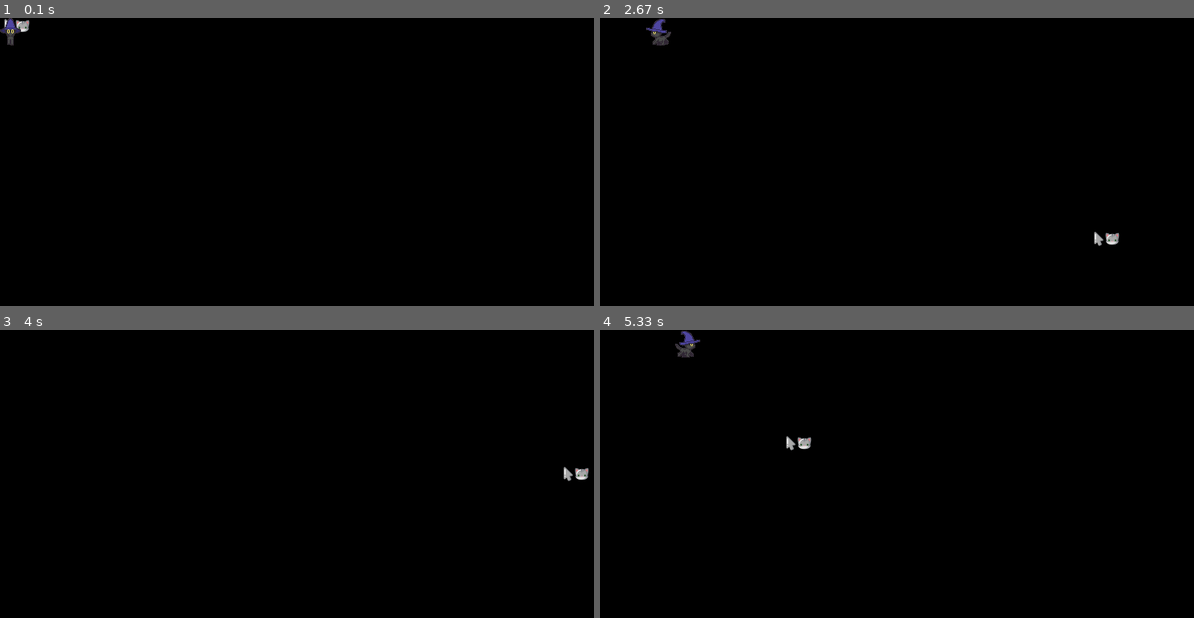
Above: before the commit, frames 1-4 (two rows, left to right).
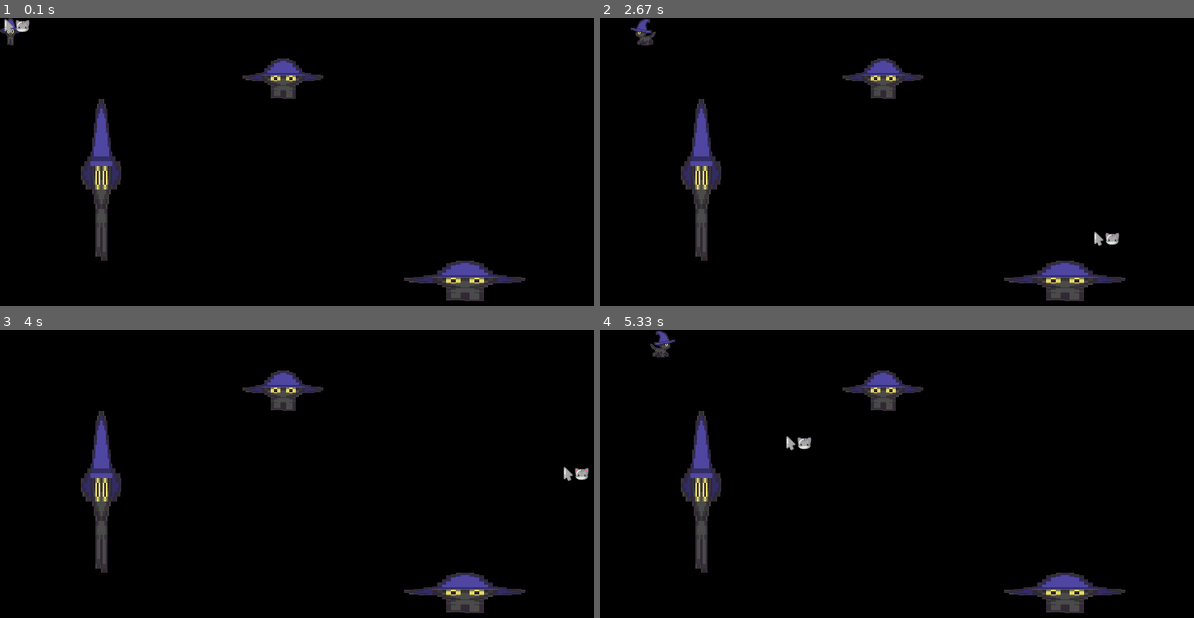
Above: after the commit, the same moments.

Repository: Kapi-citten/Python_pygame_project
Game: pygame game, started from main.py
The game is run twice, just before and just after one commit, with the same random seed, the same clock (stepped at 60 frames per second) and the same inputs.
Inputs (mouse positions are in pixels of both pictures, inside the frame that each line leads up to):
- Up to frame 1 (0.1 s): no input
- Up to frame 2 (2.67 s): hold Right 0.33-0.8 s; move the mouse to (897, 193) at 0.37 s; hold Up 0.83-1.13 s; move the mouse to (766, 182) at 0.87 s; hold D 1.17-1.63 s; move the mouse to (1015, 66) at 1.2 s; hold Left 1.67-2.2 s; move the mouse to (938, 72) at 1.7 s; hold S 2.23-2.53 s; move the mouse to (932, 213) at 2.27 s; hold Left from 2.57 s (still down); move the mouse to (1087, 231) at 2.6 s
- Up to frame 3 (4 s): release Left at 2.97 s; hold W 3-3.37 s; move the mouse to (493, 462) at 3.03 s; hold Right from 3.4 s (still down); move the mouse to (558, 465) at 3.43 s
- Up to frame 4 (5.33 s): release Right at 4.03 s; hold S 4.07-4.43 s; move the mouse to (1152, 554) at 4.1 s; hold Left 4.47-4.93 s; move the mouse to (950, 479) at 4.5 s; hold D from 4.97 s (still down); move the mouse to (784, 436) at 5 s

The runs differ from the first frame. In frame 1, 3.9% of the frame differs, in the area x 0-89%, y 0-99%; in frame 2, 4.3%; in frame 3, 3.9%; in frame 4, 4.3%, in the area x 8-89%, y 0-99%.

Commit message:
Diagonal walk

Diff:
--- a/main.py
+++ b/main.py
@@ -4,7 +4,7 @@
 
 
 def load_image(name, color_key=None):
-    fullname = os.path.join('data/image', name)
+    fullname = os.path.join("data/image", name)
     # если файл не существует, то выходим
     if not os.path.isfile(fullname):
         print(f"Файл с изображением '{fullname}' не найден")
@@ -29,31 +29,35 @@
         self.rect.y = cord[1]
 
 
+class Wall(pygame.sprite.Sprite):
+    def __init__(self, x, y, width, height, texture_path, group):
+        super().__init__(group)
+        self.image = load_image(texture_path)
+        self.image = pygame.transform.scale(self.image, (width, height))
+        self.rect = self.image.get_rect()
+        self.rect.x = x
+        self.rect.y = y
+
+    def check_collision(self, sprite):
+        return self.rect.colliderect(sprite.rect)
+
+
 class Hero(pygame.sprite.Sprite):
     image = load_image("hero/down/move_s_1.png")
 
     def __init__(self, group):
         super().__init__(group)
 
-        self.hero_d = [load_image('hero/right/move_d_1.png'), load_image('hero/right/move_d_2.png'),
-                  load_image('hero/right/move_d_3.png'), load_image('hero/right/move_d_4.png'),
-                  load_image('hero/right/move_d_5.png'), load_image('hero/right/move_d_6.png'),
-                  load_image('hero/right/move_d_7.png'), load_image('hero/right/move_d_8.png')]
+        self.hero_d = [load_image(f"hero/right/move_d_{i}.png") for i in range(1, 9)]
+        self.hero_a = [load_image(f"hero/left/move_a_{i}.png") for i in range(1, 9)]
+        self.hero_s = [load_image(f"hero/down/move_s_{i}.png") for i in range(1, 9)]
+        self.hero_w = [load_image(f"hero/up/move_w_{i}.png") for i in range(1, 9)]
 
-        self.hero_a = [load_image('hero/left/move_a_1.png'), load_image('hero/left/move_a_2.png'),
-                  load_image('hero/left/move_a_3.png'), load_image('hero/left/move_a_4.png'),
-                  load_image('hero/left/move_a_5.png'), load_image('hero/left/move_a_6.png'),
-                  load_image('hero/left/move_a_7.png'), load_image('hero/left/move_a_8.png')]
+        self.hero_wd = [load_image(f"hero/up_right/move_w_d_{i}.png") for i in range(1, 9)]
+        self.hero_wa = [load_image(f"hero/up_left/move_w_a_{i}.png") for i in range(1, 9)]
+        self.hero_sa = [load_image(f"hero/down_left/move_s_a_{i}.png") for i in range(1, 9)]
+        self.hero_sd = [load_image(f"hero/down_right/move_s_d_{i}.png") for i in range(1, 9)]
 
-        self.hero_s = [load_image('hero/down/move_s_1.png'), load_image('hero/down/move_s_2.png'),
-                  load_image('hero/down/move_s_3.png'), load_image('hero/down/move_s_4.png'),
-                  load_image('hero/down/move_s_5.png'), load_image('hero/down/move_s_6.png'),
-                  load_image('hero/down/move_s_7.png'), load_image('hero/down/move_s_8.png')]
-
-        self.hero_w = [load_image('hero/up/move_w_1.png'), load_image('hero/up/move_w_2.png'),
-                  load_image('hero/up/move_w_3.png'), load_image('hero/up/move_w_4.png'),
-                  load_image('hero/up/move_w_5.png'), load_image('hero/up/move_w_6.png'),
-                  load_image('hero/up/move_w_7.png'), load_image('hero/up/move_w_8.png')]
 
         self.image = Hero.image
         self.rect = self.image.get_rect()
@@ -61,39 +65,78 @@
         self.rect.y = 0
         self.mov_index = 0
 
-    def update(self, mov):
+    def update(self, mov, walls_group):
         # mov = args[0].key
+        old_rect = self.rect.copy()
 
-        if mov == 119:
+        if mov == 'wd':
+            self.image = self.hero_wd[self.mov_index // 8]
+            self.rect = self.rect.move(speed, -speed)
+
+        elif mov == 'wa':
+            self.image = self.hero_wa[self.mov_index // 8]
+            self.rect = self.rect.move(-speed, -speed)
+
+        elif mov == 'sa':
+            self.image = self.hero_sa[self.mov_index // 8]
+            self.rect = self.rect.move(-speed, speed)
+
+        elif mov == 'sd':
+            self.image = self.hero_sd[self.mov_index // 8]
+            self.rect = self.rect.move(speed, speed)
+
+        elif mov == 'w':
             self.image = self.hero_w[self.mov_index // 8]
-            self.rect = self.rect.move(0, -3)
+            self.rect = self.rect.move(0, -speed)
 
-        elif mov == 115:
+        elif mov == 's':
             self.image = self.hero_s[self.mov_index // 8]
-            self.rect = self.rect.move(0, 3)
+            self.rect = self.rect.move(0, speed)
 
-        elif mov == 97:
+        elif mov == 'a':
             self.image = self.hero_a[self.mov_index // 8]
-            self.rect = self.rect.move(-3, 0)
+            self.rect = self.rect.move(-speed, 0)
 
-        elif mov == 100:
+        elif mov == 'd':
             self.image = self.hero_d[self.mov_index // 8]
-            self.rect = self.rect.move(3, 0)
+            self.rect = self.rect.move(speed, 0)
+
+
+
 
         else:
             self.image = self.hero_s[0]
+
         self.mov_index += 1
         if self.mov_index >= 64:
             self.mov_index = 0
+
+        for wall in walls_group:
+            if wall.check_collision(self):
+                self.rect = old_rect
+
 
 def m():
     main_hero = pygame.sprite.Group()
     Hero(main_hero)
     running = True
+    walls_group = pygame.sprite.Group()
+    texture_path = "hero/down/move_s_1.png"
+    walls_data = [
+        (100, 100, 50, 200),
+        (300, 50, 100, 50),
+        (500, 300, 150, 50),
+        (200, 400, 50, 150),
+    ]
+
+    for wall_data in walls_data:
+        x, y, width, height = wall_data
+        Wall(x, y, width, height, texture_path, walls_group)
 
     def draw():
+        main_hero.draw(screen)
+        walls_group.draw(screen)
         cursor.draw(screen)
-        main_hero.draw(screen)
 
     while running:
         screen.fill((0, 0, 0))
@@ -105,20 +148,33 @@
                 cursor.update(event)
 
         pressed = pygame.key.get_pressed()
-        if pressed[pygame.K_UP] or pressed[pygame.K_w]:
-            main_hero.update(119)
+
+        if (pressed[pygame.K_UP] or pressed[pygame.K_w]) and (pressed[pygame.K_RIGHT] or pressed[pygame.K_d]):
+            main_hero.update('wd', walls_group)
+
+        elif (pressed[pygame.K_UP] or pressed[pygame.K_w]) and (pressed[pygame.K_LEFT] or pressed[pygame.K_a]):
+            main_hero.update('wa', walls_group)
+
+        elif (pressed[pygame.K_DOWN] or pressed[pygame.K_s]) and (pressed[pygame.K_RIGHT] or pressed[pygame.K_d]):
+            main_hero.update('sd', walls_group)
+
+        elif (pressed[pygame.K_DOWN] or pressed[pygame.K_s]) and (pressed[pygame.K_LEFT] or pressed[pygame.K_a]):
+            main_hero.update('sa', walls_group)
+
+        elif pressed[pygame.K_UP] or pressed[pygame.K_w]:
+            main_hero.update('w', walls_group)
 
         elif pressed[pygame.K_RIGHT] or pressed[pygame.K_d]:
-            main_hero.update(100)
+            main_hero.update('d', walls_group)
 
         elif pressed[pygame.K_DOWN] or pressed[pygame.K_s]:
-            main_hero.update(115)
+            main_hero.update('s', walls_group)
 
         elif pressed[pygame.K_LEFT] or pressed[pygame.K_a]:
-            main_hero.update(97)
+            main_hero.update('a', walls_group)
 
         else:
-            main_hero.update(None)
+            main_hero.update(None, walls_group)
 
         clock.tick(fps)
         draw()
@@ -126,10 +182,12 @@
     pygame.quit()
 
 
-if __name__ == '__main__':
+if __name__ == "__main__":
     pygame.init()
     size = width, height = 800, 400
     screen = pygame.display.set_mode(size)
+
+    speed = 2
 
     fps = 60
     clock = pygame.time.Clock()
Binary file added: data/image/hero/down_left/move_s_a_1.png
Binary file added: data/image/hero/down_left/move_s_a_2.png
Binary file added: data/image/hero/down_left/move_s_a_3.png
Binary file added: data/image/hero/down_left/move_s_a_4.png
Binary file added: data/image/hero/down_left/move_s_a_5.png
Binary file added: data/image/hero/down_left/move_s_a_6.png
Binary file added: data/image/hero/down_left/move_s_a_7.png
Binary file added: data/image/hero/down_left/move_s_a_8.png
Binary file added: data/image/hero/down_right/move_s_d_1.png
Binary file added: data/image/hero/down_right/move_s_d_2.png
Binary file added: data/image/hero/down_right/move_s_d_3.png
Binary file added: data/image/hero/down_right/move_s_d_4.png
(and 20 more such lines)
